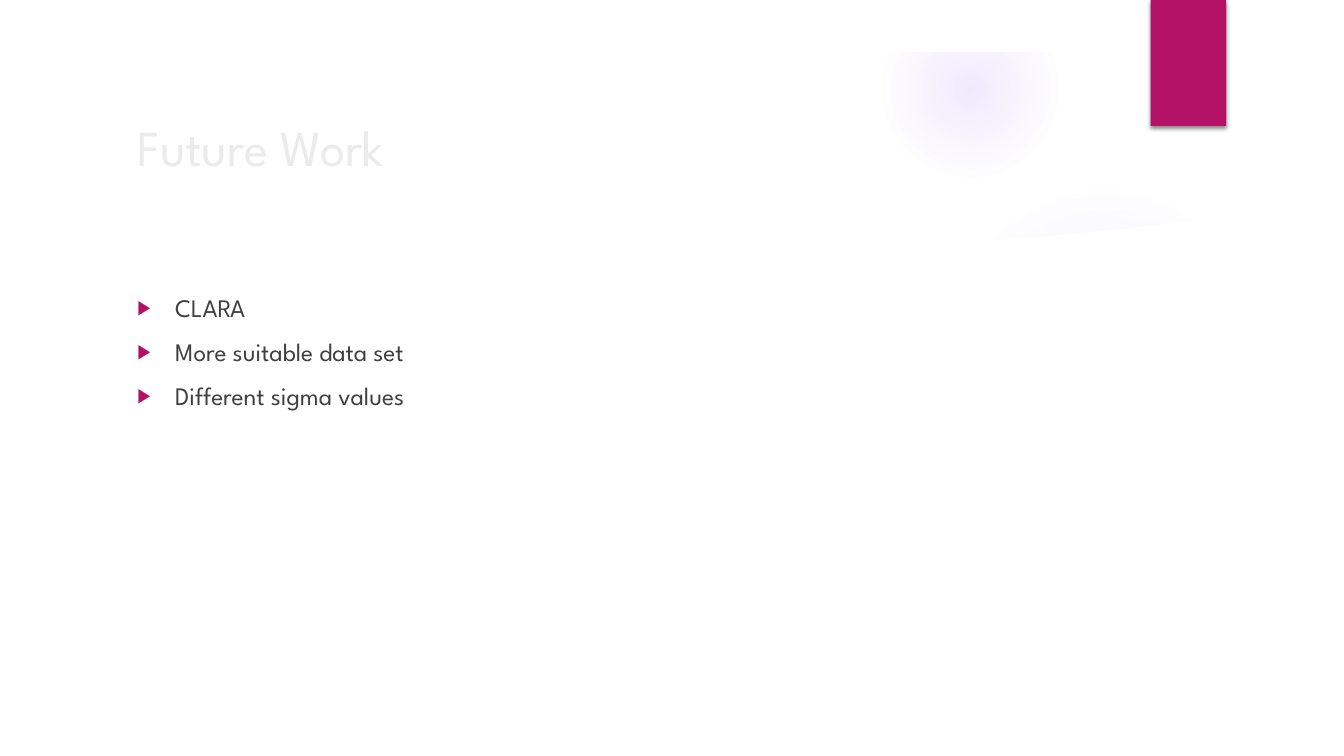
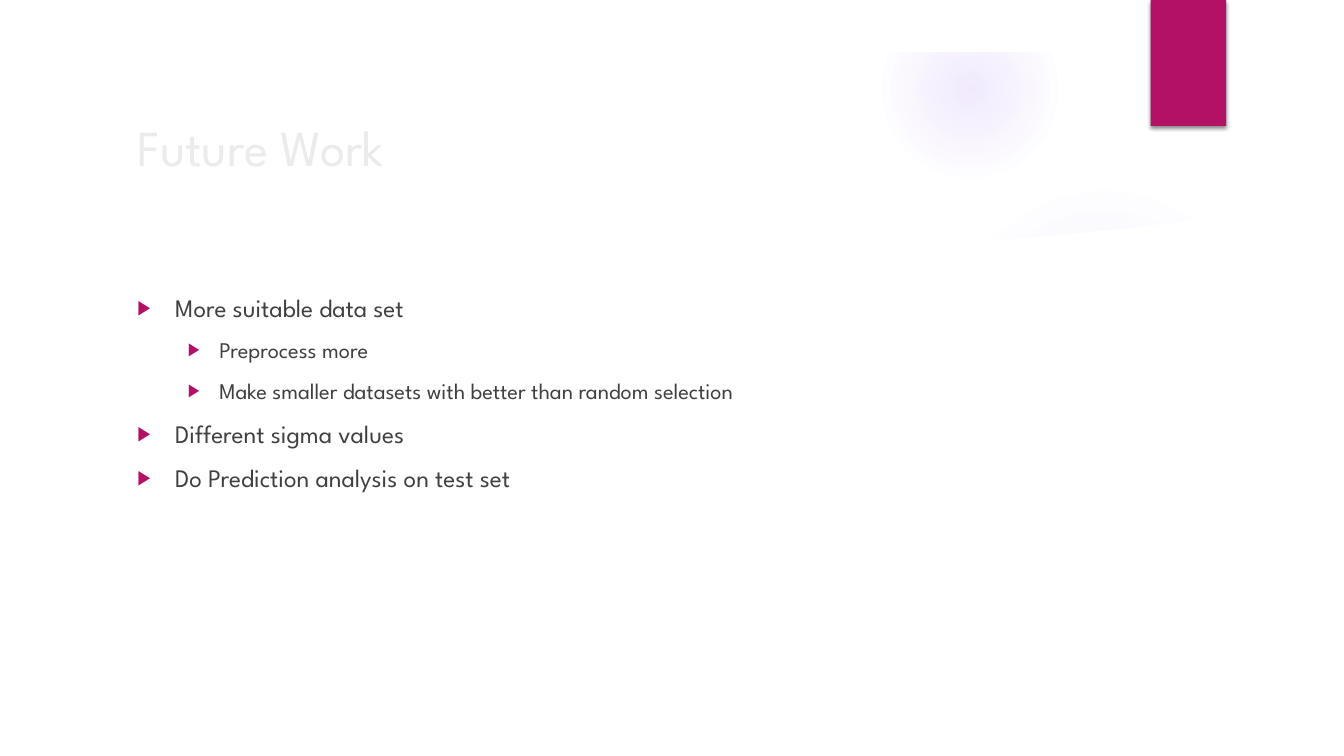
Before and after one commit to Austhyma/DataMining_Project, a slide deck: slide 28 of FinalPresentation.pptx (slide 23 before the commit). Drawn at 1344x756 pixels with LibreOffice and Linux fonts; fonts in the diff are those of the drawing; background and template pictures are left out. Boxes give left, top, right and bottom in pixels: in the first picture for what was removed or moved away, otherwise in the second. Text is boxed around its words. In the diff, an @@ line names an element or a change of style, - is before the commit and + after.

```diff
--- a/FinalPresentation.pptx
+++ b/FinalPresentation.pptx
@@ text at bbox=[175, 300, 245, 318]: paragraph removed @@
-▶ CLARA
@@ text at bbox=[219, 343, 733, 400]: paragraphs added @@
+  ▶ Preprocess more
+  ▶ Make smaller datasets with better than random selection
@@ text at bbox=[175, 469, 510, 493]: paragraph added @@
+▶ Do Prediction analysis on test set
```
Also in this commit, not shown: 9 other slides changed, 8 slides added, 3 slides removed.
